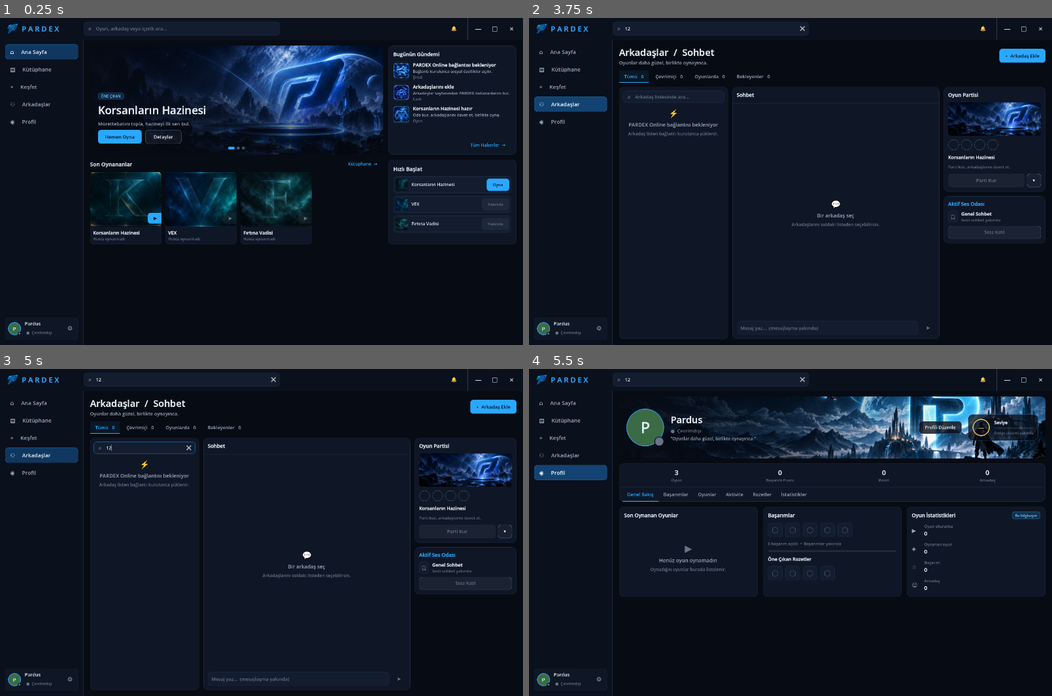
Above: before the commit, frames 1-4 (two rows, left to right).
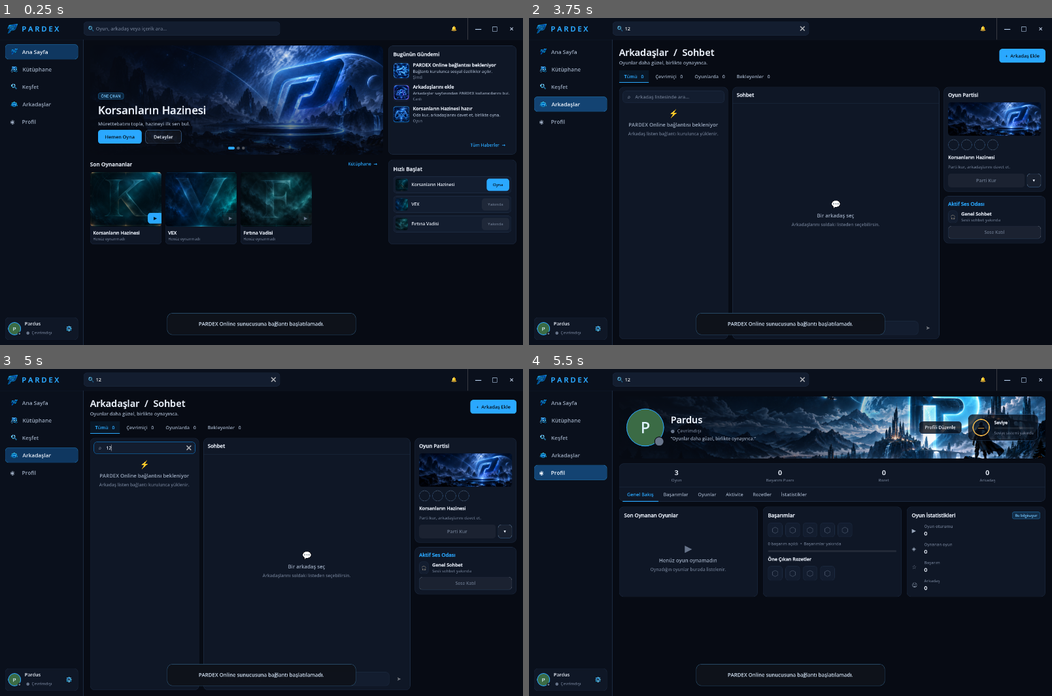
Above: after the commit, the same moments.

Repository: SerkanAydin06/Pardex
Game: Godot game, scene res://scenes/main.tscn
Two runs of this game, one before a commit and one after it. Both use one fixed random seed, a clock stepped at 60 frames per second and the inputs below.
Inputs (mouse positions are in pixels of both pictures, inside the frame that each line leads up to):
- Up to frame 1 (0.25 s): no input
- Up to frame 2 (3.75 s): click (712, 27) at 0.52 s; type "12" at 0.6 s; click "⌂ Ana Sayfa" (after the commit: "Ana Sayfa") at 1.25 s; click "▤ Kütüphane" (after the commit: "Kütüphane") at 2 s; click "⌕ Keşfet" (after the commit: "Keşfet") at 2.75 s; click "⚇ Arkadaşlar" (after the commit: "Arkadaşlar") at 3.5 s
- Up to frame 3 (5 s): click (146, 447) at 4.27 s; type "12" at 4.35 s
- Up to frame 4 (5.5 s): click "◉ Profil" at 5 s

The runs differ from the first frame. In frame 1, 0.6% of the frame differs, in the area x 2-69%, y 2-97%; in frame 2, 0.7%; in frame 3, 0.7%; in frame 4, 0.6%.

Commit message:
Bind PARDEX UI artwork to redesigned shell
Wire existing PARDEX PNG assets into the redesigned sidebar, search field, settings control and runtime app icon while preserving the current layout.

Diff:
--- a/project.godot
+++ b/project.godot
@@ -23,6 +23,7 @@
 PardexOnline="*res://scripts/online/pardex_online_secure_handoff.gd"
 PardexGameLauncher="*res://scripts/online/pardex_game_launcher.gd"
 PardexNotifications="*res://scripts/online/pardex_notifications.gd"
+PardexAssetBinding="*res://scripts/ui/pardex_asset_binding.gd"
 
 [display]
 
--- a/scripts/ci/validate_project.gd
+++ b/scripts/ci/validate_project.gd
@@ -14,6 +14,7 @@
     "res://scripts/ui/pardex_window_frame.gd",
     "res://scripts/ui/pardex_text_fit.gd",
     "res://scripts/ui/pardex_ui.gd",
+    "res://scripts/ui/pardex_asset_binding.gd",
     "res://scripts/data/pardex_catalog.gd",
     "res://scripts/pages/home_page.gd",
     "res://scripts/pages/discover_page.gd",
--- /dev/null
+++ b/scripts/ui/pardex_asset_binding.gd
@@ -0,0 +1,105 @@
+extends Node
+
+# Binds the PNG assets in assets/ui to the redesigned shell without touching
+# the page layout code. This runs after main.gd has finished adding its text
+# symbols so the real artwork remains authoritative.
+
+const RETRY_SECONDS := 0.15
+
+const NAV_ASSETS := {
+	"HomeButton": ["Ana Sayfa", "res://assets/ui/brand_pardex_symbol.png", 21],
+	"LibraryButton": ["Kütüphane", "res://assets/ui/icon_library.png", 22],
+	"DiscoverButton": ["Keşfet", "res://assets/ui/icon_search.png", 21],
+	"FriendsButton": ["Arkadaşlar", "res://assets/ui/icon_friends.png", 22],
+}
+
+var _applied := false
+
+func _ready() -> void:
+	call_deferred("_bind")
+
+func _bind() -> void:
+	if _applied:
+		return
+	var tree := get_tree()
+	if tree == null:
+		return
+	var scene := tree.current_scene
+	if scene == null or scene.name != "Pardex":
+		tree.create_timer(RETRY_SECONDS).timeout.connect(_bind)
+		return
+
+	for node_name in NAV_ASSETS:
+		var button := scene.find_child(node_name, true, false) as Button
+		if button == null:
+			continue
+		var spec: Array = NAV_ASSETS[node_name]
+		_apply_button_icon(button, str(spec[0]), str(spec[1]), int(spec[2]))
+
+	var profile_button := scene.find_child("ProfileButton", true, false) as Button
+	if profile_button != null:
+		# There is no dedicated profile PNG yet; keep the clean circular glyph
+		# instead of reusing an unrelated image.
+		profile_button.text = "◉     Profil"
+
+	var settings_button := scene.find_child("SettingsButton", true, false) as Button
+	if settings_button != null:
+		var settings_texture := _texture("res://assets/ui/icon_settings.png")
+		if settings_texture != null:
+			settings_button.icon = settings_texture
+			settings_button.expand_icon = true
+			settings_button.add_theme_constant_override("icon_max_width", 18)
+			settings_button.text = ""
+
+	_bind_search_icon(scene)
+	_apply_window_icon()
+	_applied = true
+
+func _apply_button_icon(button: Button, label_text: String, path: String, icon_width: int) -> void:
+	var texture := _texture(path)
+	if texture == null:
+		return
+	button.text = label_text
+	button.icon = texture
+	button.expand_icon = true
+	button.icon_alignment = HORIZONTAL_ALIGNMENT_LEFT
+	button.add_theme_constant_override("icon_max_width", icon_width)
+	button.add_theme_constant_override("h_separation", 12)
+
+func _bind_search_icon(scene: Node) -> void:
+	var search := scene.find_child("LibrarySearch", true, false) as LineEdit
+	if search == null:
+		return
+	# main.gd adds a temporary unicode magnifier. Hide it once the PNG is bound.
+	for child in search.get_children():
+		if child is Label and (child as Label).text == "⌕":
+			(child as Label).hide()
+	var icon := TextureRect.new()
+	icon.name = "SearchIconArtwork"
+	icon.texture = _texture("res://assets/ui/icon_search.png")
+	if icon.texture == null:
+		icon.queue_free()
+		return
+	icon.texture_filter = CanvasItem.TEXTURE_FILTER_LINEAR_WITH_MIPMAPS
+	icon.expand_mode = TextureRect.EXPAND_IGNORE_SIZE
+	icon.stretch_mode = TextureRect.STRETCH_KEEP_ASPECT_CENTERED
+	icon.mouse_filter = Control.MOUSE_FILTER_IGNORE
+	icon.set_anchors_preset(Control.PRESET_CENTER_LEFT)
+	icon.offset_left = 10
+	icon.offset_top = -10
+	icon.offset_right = 30
+	icon.offset_bottom = 10
+	search.add_child(icon)
+
+func _apply_window_icon() -> void:
+	var app_texture := _texture("res://assets/ui/brand_pardex_app_icon.png")
+	if app_texture == null:
+		return
+	var image := app_texture.get_image()
+	if image != null and not image.is_empty():
+		DisplayServer.set_icon(image)
+
+func _texture(path: String) -> Texture2D:
+	if not ResourceLoader.exists(path):
+		return null
+	return ResourceLoader.load(path) as Texture2D
